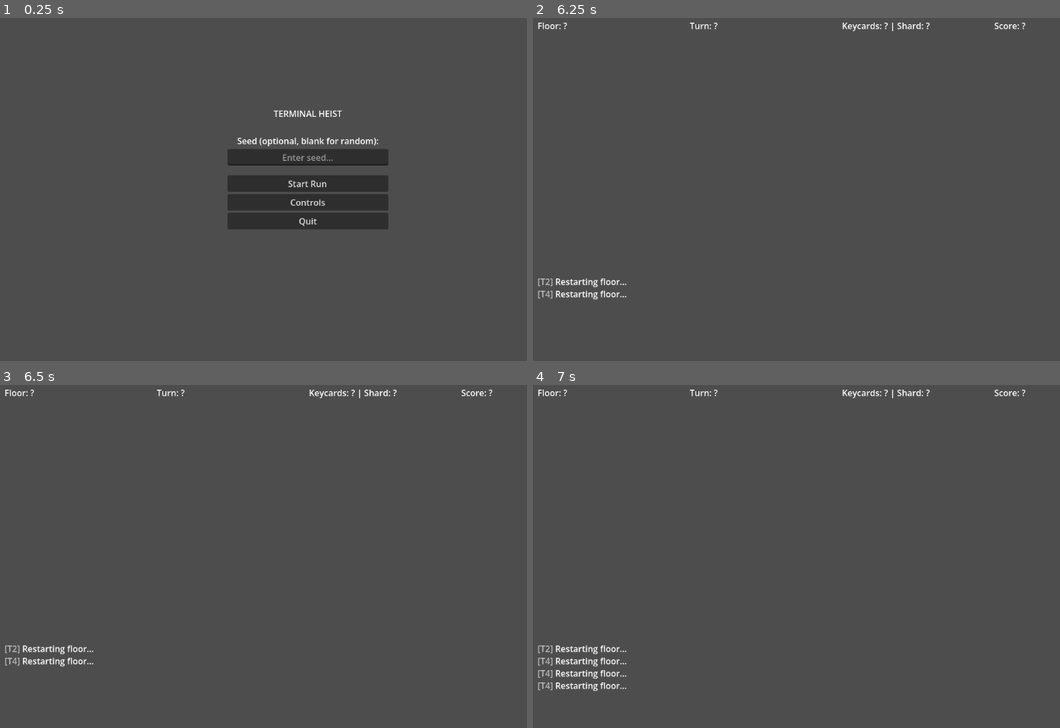
Above: before the commit, frames 1-4 (two rows, left to right).
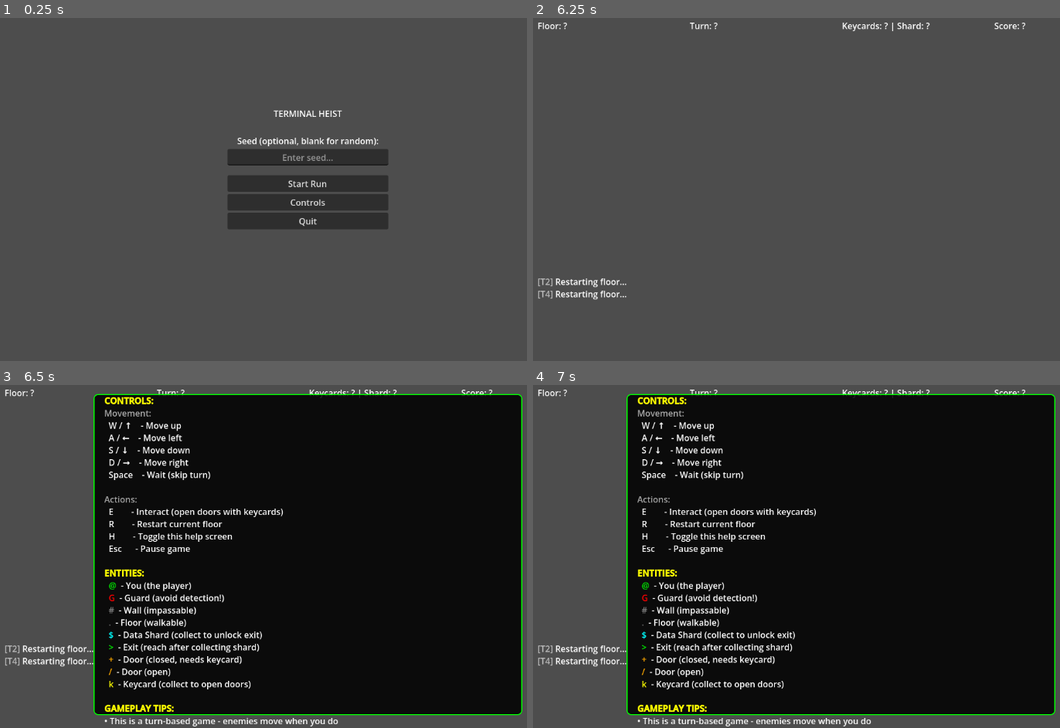
Above: after the commit, the same moments.

Repository: SapphireBeehiveStudios/godot-example
Game: Godot game, scene res://scenes/main.tscn
Same seed, same stepped clock (60 frames per second), same inputs: the game is played once before the commit and once after it.
Inputs (mouse positions are in pixels of both pictures, inside the frame that each line leads up to):
- Up to frame 1 (0.25 s): no input
- Up to frame 2 (6.25 s): click (838, 158) at 0.52 s; type "12" at 0.6 s; click "Start Run" at 1.25 s; tap Enter at 2 s; hold D (move_right) 2.03-2.78 s; hold Space (confirm) 2.03-2.78 s; tap R (reset) at 2.75, 4.25, 5.65, 5.75 s; hold S (move_down) 2.78-3.53 s; tap E (interact) at 2.85, 4.35, 5.85 s; tap Space (confirm) at 3.5, 5 s; hold D (move_right) 3.53-4.28 s; hold Space (confirm) 3.53-4.28 s; hold W (move_up) 4.28-5.03 s; hold Space (confirm) 5.03-5.78 s; hold A (move_left) from 5.03 s (still down)
- Up to frame 3 (6.5 s): keep holding A (move_left); tap H (help, bound only after the commit) at 6.4 s
- Up to frame 4 (7 s): release A (move_left) at 6.53 s; hold S (move_down) from 6.53 s (still down); hold Space (confirm) from 6.53 s (still down)

Frames 1-2 are identical in both runs. In frame 3, 76% of the frame differs, in the area x 17-100%, y 2-100%; in frame 4, 76%, in the area x 0-100%, y 2-100%.
Error before the commit: Invalid access to property or key 'rng' on a base object of type 'Node (DungeonGenerator)'. (res://scripts/game_controller.gd:141)
Error after the commit: Invalid access to property or key 'rng' on a base object of type 'Node (DungeonGenerator)'. (res://scripts/game_controller.gd:155)

Commit message:
feat: add help/controls overlay with H key toggle (closes #91)
- Added 'help' input action mapped to H key in project.godot
- Created help_overlay.gd and help_overlay.tscn with:
  - Semi-transparent panel with green border
  - Comprehensive controls documentation (WASD/arrows, Space, E, R, H, Esc)
  - Game objectives and entity legend
  - Gameplay tips
- Integrated help overlay into main scene and game controller
- Help overlay toggles with H key and blocks game input when visible
- Added comprehensive tests in test_help_overlay.gd
- All help overlay tests pass independently

Part of EPIC #88

Diff:
--- a/project.godot
+++ b/project.godot
@@ -57,6 +57,11 @@
 "events": [Object(InputEventKey,"resource_local_to_scene":false,"resource_name":"","device":-1,"window_id":0,"alt_press …(195 unchanged characters)…
 ]
 }
+help={
+"deadzone": 0.5,
+"events": [Object(InputEventKey,"resource_local_to_scene":false,"resource_name":"","device":-1,"window_id":0,"alt_pressed":false,"shift_pressed":false,"ctrl_pressed":false,"meta_pressed":false,"pressed":false,"keycode":0,"physical_keycode":72,"key_label":0,"unicode":104,"location":0,"echo":false,"script":null)
+]
+}
 
 [rendering]
 
--- /dev/null
+++ b/scenes/help_overlay.tscn
@@ -0,0 +1,52 @@
+[gd_scene load_steps=3 format=3 uid="uid://bw8x3y9k2v1z3"]
+
+[ext_resource type="Script" path="res://scripts/help_overlay.gd" id="1"]
+
+[sub_resource type="StyleBoxFlat" id="StyleBoxFlat_1"]
+bg_color = Color(0, 0, 0, 0.85)
+border_width_left = 2
+border_width_top = 2
+border_width_right = 2
+border_width_bottom = 2
+border_color = Color(0, 1, 0, 1)
+corner_radius_top_left = 8
+corner_radius_top_right = 8
+corner_radius_bottom_right = 8
+corner_radius_bottom_left = 8
+
+[node name="HelpOverlay" type="CanvasLayer"]
+layer = 100
+script = ExtResource("1")
+
+[node name="Panel" type="Panel" parent="."]
+anchors_preset = 8
+anchor_left = 0.5
+anchor_top = 0.5
+anchor_right = 0.5
+anchor_bottom = 0.5
+offset_left = -400.0
+offset_top = -300.0
+offset_right = 400.0
+offset_bottom = 300.0
+grow_horizontal = 2
+grow_vertical = 2
+theme_override_styles/panel = SubResource("StyleBoxFlat_1")
+
+[node name="MarginContainer" type="MarginContainer" parent="Panel"]
+layout_mode = 1
+anchors_preset = 15
+anchor_right = 1.0
+anchor_bottom = 1.0
+grow_horizontal = 2
+grow_vertical = 2
+theme_override_constants/margin_left = 20
+theme_override_constants/margin_top = 20
+theme_override_constants/margin_right = 20
+theme_override_constants/margin_bottom = 20
+
+[node name="HelpText" type="RichTextLabel" parent="Panel/MarginContainer"]
+layout_mode = 2
+bbcode_enabled = true
+text = "[center]Help text will be populated by script[/center]"
+fit_content = true
+scroll_active = false
--- a/scenes/main.tscn
+++ b/scenes/main.tscn
@@ -1,8 +1,9 @@
-[gd_scene load_steps=4 format=3 uid="uid://bkx7j8q2v3y2w"]
+[gd_scene load_steps=5 format=3 uid="uid://bkx7j8q2v3y2w"]
 
 [ext_resource type="PackedScene" uid="uid://c3r5qm5jxqxqt" path="res://scenes/main_menu.tscn" id="1"]
 [ext_resource type="Script" path="res://scripts/game_controller.gd" id="2"]
 [ext_resource type="PackedScene" uid="uid://cpskqg1k8m2i8" path="res://scenes/hud.tscn" id="3"]
+[ext_resource type="PackedScene" uid="uid://bw8x3y9k2v1z3" path="res://scenes/help_overlay.tscn" id="4"]
 
 [node name="Main" type="Node"]
 
@@ -13,4 +14,6 @@
 
 [node name="HUD" parent="GameController" instance=ExtResource("3")]
 
+[node name="HelpOverlay" parent="GameController" instance=ExtResource("4")]
+
 [connection signal="start_run_requested" from="MainMenu" to="GameController" method="_on_start_run_requested"]
--- a/scripts/game_controller.gd
+++ b/scripts/game_controller.gd
@@ -27,6 +27,9 @@
 ## HUD reference
 @onready var hud = $HUD
 
+## Help overlay reference
+@onready var help_overlay = $HelpOverlay
+
 ## Menu reference
 var menu: Control = null
 
@@ -56,7 +59,18 @@
 
 func _input(event: InputEvent) -> void:
 	"""Handle game input."""
+	# Help overlay can be toggled anytime during gameplay
+	if event.is_action_pressed("help"):
+		if help_overlay:
+			help_overlay.toggle_visibility()
+		get_viewport().set_input_as_handled()
+		return
+
 	if not game_active:
+		return
+
+	# Don't process game input if help overlay is visible
+	if help_overlay and help_overlay.is_visible_overlay():
 		return
 
 	if event.is_action_pressed("reset"):
--- /dev/null
+++ b/scripts/help_overlay.gd
@@ -0,0 +1,80 @@
+extends CanvasLayer
+## HelpOverlay - In-game help and controls display
+##
+## Shows:
+## - Movement controls (WASD/Arrow keys)
+## - Action controls (Space, E, R, H, Esc)
+## - Game rules and objectives
+## - Entity legend
+##
+## Toggle with H key, dismissible
+## Part of Issue #91
+
+@onready var panel: Panel = $Panel
+@onready var help_text: RichTextLabel = $Panel/MarginContainer/HelpText
+
+func _ready() -> void:
+	"""Initialize the help overlay."""
+	visible = false
+	setup_help_text()
+
+func setup_help_text() -> void:
+	"""Set up the help text content with BBCode formatting."""
+	var text = """[center][b][color=#00ff00]TERMINAL HEIST - HELP[/color][/b][/center]
+
+[b][color=#ffff00]OBJECTIVE:[/color][/b]
+• Collect the Data Shard ([color=#00ffff]$[/color])
+• Reach the Exit ([color=#00ff00]>[/color])
+• Avoid or evade Guards ([color=#ff0000]G[/color])
+
+[b][color=#ffff00]CONTROLS:[/color][/b]
+[color=#aaaaaa]Movement:[/color]
+  W / ↑    - Move up
+  A / ←    - Move left
+  S / ↓    - Move down
+  D / →    - Move right
+  Space    - Wait (skip turn)
+
+[color=#aaaaaa]Actions:[/color]
+  E        - Interact (open doors with keycards)
+  R        - Restart current floor
+  H        - Toggle this help screen
+  Esc      - Pause game
+
+[b][color=#ffff00]ENTITIES:[/color][/b]
+  [color=#00ff00]@[/color]  - You (the player)
+  [color=#ff0000]G[/color]  - Guard (avoid detection!)
+  [color=#808080]#[/color]  - Wall (impassable)
+  [color=#666666].[/color]  - Floor (walkable)
+  [color=#00ffff]$[/color]  - Data Shard (collect to unlock exit)
+  [color=#00ff00]>[/color]  - Exit (reach after collecting shard)
+  [color=#ffaa00]+[/color]  - Door (closed, needs keycard)
+  [color=#ffaa00]/[/color]  - Door (open)
+  [color=#ffff00]k[/color]  - Keycard (collect to open doors)
+
+[b][color=#ffff00]GAMEPLAY TIPS:[/color][/b]
+• This is a turn-based game - enemies move when you do
+• Guards patrol in patterns - observe and time your moves
+• Use doors strategically to block guard lines of sight
+• Each floor gets progressively harder
+• Your score is based on speed and efficiency
+
+[center][color=#888888]Press H to close this help screen[/color][/center]"""
+
+	help_text.text = text
+
+func toggle_visibility() -> void:
+	"""Toggle the help overlay on/off."""
+	visible = not visible
+
+func show_help() -> void:
+	"""Show the help overlay."""
+	visible = true
+
+func hide_help() -> void:
+	"""Hide the help overlay."""
+	visible = false
+
+func is_visible_overlay() -> bool:
+	"""Check if the overlay is currently visible."""
+	return visible
--- /dev/null
+++ b/tests/test_help_overlay.gd
@@ -0,0 +1,124 @@
+extends RefCounted
+## Test suite for HelpOverlay
+##
+## Tests help overlay visibility toggling and content.
+## Part of Issue #91
+
+const HelpOverlay = preload("res://scripts/help_overlay.gd")
+
+func run_all() -> Dictionary:
+	"""Run all tests and return {passed: int, failed: int}."""
+	var passed := 0
+	var failed := 0
+
+	# Run each test
+	if test_help_overlay_starts_hidden():
+		passed += 1
+	else:
+		failed += 1
+
+	if test_toggle_visibility():
+		passed += 1
+	else:
+		failed += 1
+
+	if test_show_hide_methods():
+		passed += 1
+	else:
+		failed += 1
+
+	if test_is_visible_overlay():
+		passed += 1
+	else:
+		failed += 1
+
+	return {"passed": passed, "failed": failed}
+
+func test_help_overlay_starts_hidden() -> bool:
+	"""Test that help overlay is hidden on initialization."""
+	# Load the scene
+	var scene = load("res://scenes/help_overlay.tscn")
+	var overlay = scene.instantiate()
+
+	# Manually call _ready since we're not adding to tree
+	overlay._ready()
+
+	if overlay.visible != false:
+		print("  ✗ test_help_overlay_starts_hidden: expected hidden, got visible")
+		overlay.free()
+		return false
+
+	overlay.free()
+	print("  ✓ test_help_overlay_starts_hidden")
+	return true
+
+func test_toggle_visibility() -> bool:
+	"""Test toggling visibility."""
+	var scene = load("res://scenes/help_overlay.tscn")
+	var overlay = scene.instantiate()
+	overlay._ready()
+
+	var initial_state = overlay.visible
+	overlay.toggle_visibility()
+	var toggled_state = overlay.visible
+
+	if initial_state == toggled_state:
+		print("  ✗ test_toggle_visibility: state did not change after toggle")
+		overlay.free()
+		return false
+
+	overlay.toggle_visibility()
+	var toggled_back = overlay.visible
+
+	if initial_state != toggled_back:
+		print("  ✗ test_toggle_visibility: state did not return to initial after second toggle")
+		overlay.free()
+		return false
+
+	overlay.free()
+	print("  ✓ test_toggle_visibility")
+	return true
+
+func test_show_hide_methods() -> bool:
+	"""Test show and hide methods."""
+	var scene = load("res://scenes/help_overlay.tscn")
+	var overlay = scene.instantiate()
+	overlay._ready()
+
+	overlay.show_help()
+	if not overlay.visible:
+		print("  ✗ test_show_hide_methods: show_help() did not make overlay visible")
+		overlay.free()
+		return false
+
+	overlay.hide_help()
+	if overlay.visible:
+		print("  ✗ test_show_hide_methods: hide_help() did not hide overlay")
+		overlay.free()
+		return false
+
+	overlay.free()
+	print("  ✓ test_show_hide_methods")
+	return true
+
+func test_is_visible_overlay() -> bool:
+	"""Test is_visible_overlay method."""
+	var scene = load("res://scenes/help_overlay.tscn")
+	var overlay = scene.instantiate()
+	overlay._ready()
+
+	overlay.hide_help()
+	if overlay.is_visible_overlay():
+		print("  ✗ test_is_visible_overlay: reported visible when hidden")
+		overlay.free()
+		return false
+
+	overlay.show_help()
+	if not overlay.is_visible_overlay():
+		print("  ✗ test_is_visible_overlay: reported hidden when visible")
+		overlay.free()
+		return false
+
+	overlay.free()
+	print("  ✓ test_is_visible_overlay")
+	return true
